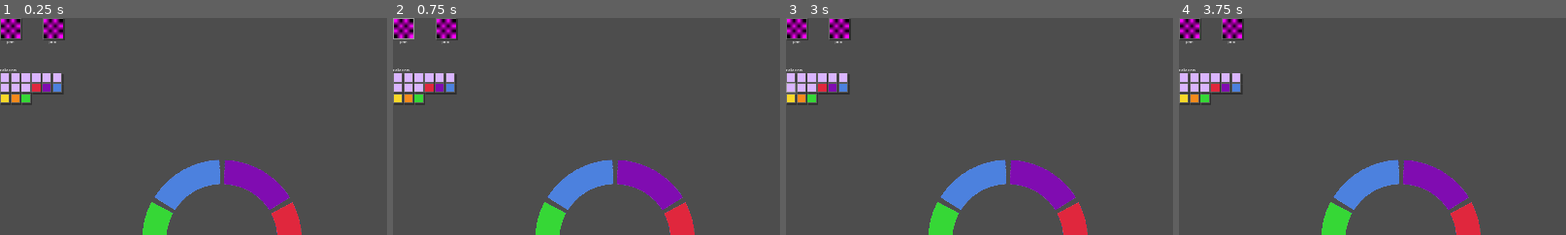
Above: before the commit, frames 1-4 (left to right).
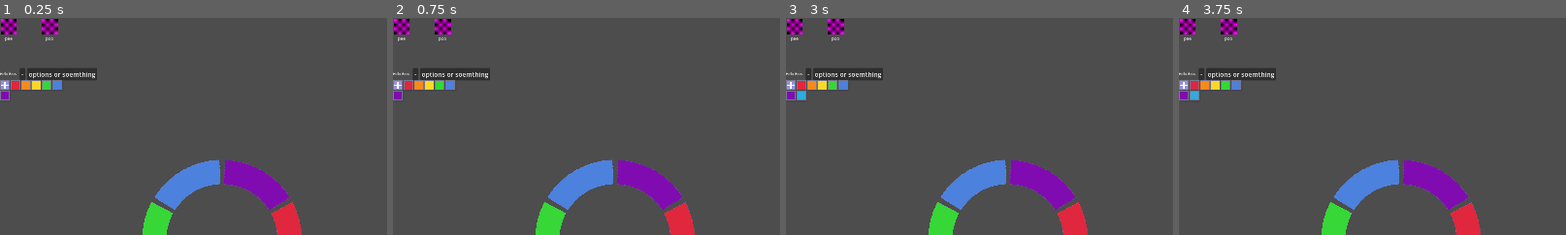
Above: after the commit, the same moments.

Repository: shibechef/sandbird
Game: Godot game, scene res://scenes/program.tscn
Same seed, same stepped clock (60 frames per second), same inputs: the game is played once before the commit and once after it. The project has no main scene, so this scene is started directly.
Inputs (mouse positions are % of the whole screen's width and height, from its top left):
- Up to frame 1 (0.25 s): no input
- Up to frame 2 (0.75 s): click (1, 2) at 0.52 s
- Up to frame 3 (3 s): click (3, 13) at 1.25 s, where only the run after the commit has a clickable "-"; click (8, 13) at 2 s, where only the run after the commit has a clickable "options or soemthing"; click (1, 15) at 2.77 s
- Up to frame 4 (3.75 s): click (35, 51) at 3.52 s
The pictures show only the part of the screen within x 0-50%, y 0-50%; the shares and areas given below are measured in that part.

The runs differ from the first frame. In frame 1, 3.5% of the frame differs, in the area x 0-26%, y 0-40%; in frame 2, 3.5%; in frame 3, 3.5%; in frame 4, 3.5%.
Error in both runs: Assertion failed: res://user/brushes/ does not exist! (res://user/file_reader.gd:8)

Commit message:
slight ui stuf

Diff:
--- /dev/null
+++ b/UI/composed_scenes/add_brush.tscn
@@ -0,0 +1,71 @@
+[gd_scene format=3 uid="uid://cvxnjd2kcmdkh"]
+
+[ext_resource type="Theme" uid="uid://d36i1d6pb5k2f" path="res://UI/data/text_theme.tres" id="1_dka6e"]
+[ext_resource type="StyleBox" uid="uid://dbi85feyepdso" path="res://UI/data/stylebox/unselected_brush.tres" id="2_e8qtl"]
+[ext_resource type="StyleBox" uid="uid://cdrajy0hbo8vq" path="res://UI/data/stylebox/selected_brush.tres" id="3_2q6cn"]
+[ext_resource type="StyleBox" uid="uid://dl517e0mbhqwd" path="res://UI/data/stylebox/hovered_brush.tres" id="4_rlfsv"]
+
+[sub_resource type="Gradient" id="Gradient_ctx5p"]
+offsets = PackedFloat32Array(0.0017361111)
+colors = PackedColorArray(0.59385943, 0.5595494, 0.8694353, 1)
+
+[sub_resource type="GradientTexture1D" id="GradientTexture1D_608mr"]
+gradient = SubResource("Gradient_ctx5p")
+
+[sub_resource type="Gradient" id="Gradient_8jlg0"]
+offsets = PackedFloat32Array(0)
+colors = PackedColorArray(1, 1, 1, 1)
+
+[sub_resource type="GradientTexture1D" id="GradientTexture1D_ctx5p"]
+gradient = SubResource("Gradient_8jlg0")
+
+[sub_resource type="TextMesh" id="TextMesh_608mr"]
+text = "+"
+font_size = 127
+pixel_size = 0.015
+offset = Vector2(33.333, 37.333)
+
+[sub_resource type="MeshTexture" id="MeshTexture_bul5m"]
+mesh = SubResource("TextMesh_608mr")
+base_texture = SubResource("GradientTexture1D_ctx5p")
+image_size = Vector2(1, 1)
+
+[node name="AddBrush" type="Control" unique_id=879457170]
+custom_minimum_size = Vector2(40, 40)
+layout_mode = 3
+anchors_preset = 0
+offset_right = 24.0
+offset_bottom = 24.0
+theme = ExtResource("1_dka6e")
+
+[node name="Button" type="Button" parent="." unique_id=1670553264]
+unique_name_in_owner = true
+layout_mode = 0
+offset_right = 40.0
+offset_bottom = 40.0
+theme_override_styles/normal = ExtResource("2_e8qtl")
+theme_override_styles/pressed = ExtResource("3_2q6cn")
+theme_override_styles/hover = ExtResource("4_rlfsv")
+
+[node name="MarginContainer" type="MarginContainer" parent="Button" unique_id=571709661]
+layout_mode = 1
+anchors_preset = 15
+anchor_right = 1.0
+anchor_bottom = 1.0
+grow_horizontal = 2
+grow_vertical = 2
+theme_override_constants/margin_left = 2
+theme_override_constants/margin_top = 2
+theme_override_constants/margin_right = 2
+theme_override_constants/margin_bottom = 2
+
+[node name="TextureRect" type="TextureRect" parent="Button/MarginContainer" unique_id=2140258916]
+layout_mode = 2
+texture = SubResource("GradientTexture1D_608mr")
+expand_mode = 2
+
+[node name="Texture" type="TextureRect" parent="Button/MarginContainer" unique_id=923271472]
+unique_name_in_owner = true
+layout_mode = 2
+texture = SubResource("MeshTexture_bul5m")
+expand_mode = 2
--- /dev/null
+++ b/UI/composed_scenes/add_color.tscn
@@ -0,0 +1,71 @@
+[gd_scene format=3 uid="uid://b1jp0cikowbly"]
+
+[ext_resource type="Theme" uid="uid://d36i1d6pb5k2f" path="res://UI/data/text_theme.tres" id="1_8jlg0"]
+[ext_resource type="StyleBox" uid="uid://dbi85feyepdso" path="res://UI/data/stylebox/unselected_brush.tres" id="2_ctx5p"]
+[ext_resource type="StyleBox" uid="uid://cdrajy0hbo8vq" path="res://UI/data/stylebox/selected_brush.tres" id="3_608mr"]
+[ext_resource type="StyleBox" uid="uid://dl517e0mbhqwd" path="res://UI/data/stylebox/hovered_brush.tres" id="4_bul5m"]
+
+[sub_resource type="Gradient" id="Gradient_ctx5p"]
+offsets = PackedFloat32Array(0.0017361111)
+colors = PackedColorArray(0.59385943, 0.5595494, 0.8694353, 1)
+
+[sub_resource type="GradientTexture1D" id="GradientTexture1D_608mr"]
+gradient = SubResource("Gradient_ctx5p")
+
+[sub_resource type="Gradient" id="Gradient_8jlg0"]
+offsets = PackedFloat32Array(0)
+colors = PackedColorArray(1, 1, 1, 1)
+
+[sub_resource type="GradientTexture1D" id="GradientTexture1D_ctx5p"]
+gradient = SubResource("Gradient_8jlg0")
+
+[sub_resource type="TextMesh" id="TextMesh_608mr"]
+text = "+"
+font_size = 127
+pixel_size = 0.015
+offset = Vector2(33.333, 37.333)
+
+[sub_resource type="MeshTexture" id="MeshTexture_bul5m"]
+mesh = SubResource("TextMesh_608mr")
+base_texture = SubResource("GradientTexture1D_ctx5p")
+image_size = Vector2(1, 1)
+
+[node name="AddColor" type="Control" unique_id=879457170]
+custom_minimum_size = Vector2(24, 24)
+layout_mode = 3
+anchors_preset = 0
+offset_right = 24.0
+offset_bottom = 24.0
+theme = ExtResource("1_8jlg0")
+
+[node name="Button" type="Button" parent="." unique_id=1670553264]
+unique_name_in_owner = true
+custom_minimum_size = Vector2(24, 24)
+layout_mode = 0
+offset_right = 24.0
+offset_bottom = 24.0
+theme_override_styles/normal = ExtResource("2_ctx5p")
+theme_override_styles/pressed = ExtResource("3_608mr")
+theme_override_styles/hover = ExtResource("4_bul5m")
+
+[node name="MarginContainer" type="MarginContainer" parent="Button" unique_id=571709661]
+layout_mode = 1
+anchors_preset = 15
+anchor_right = 1.0
+anchor_bottom = 1.0
+grow_horizontal = 2
+grow_vertical = 2
+theme_override_constants/margin_left = 2
+theme_override_constants/margin_top = 2
+theme_override_constants/margin_right = 2
+theme_override_constants/margin_bottom = 2
+
+[node name="TextureRect" type="TextureRect" parent="Button/MarginContainer" unique_id=2140258916]
+layout_mode = 2
+texture = SubResource("GradientTexture1D_608mr")
+expand_mode = 1
+
+[node name="Texture" type="TextureRect" parent="Button/MarginContainer" unique_id=923271472]
+unique_name_in_owner = true
+layout_mode = 2
+texture = SubResource("MeshTexture_bul5m")
--- a/UI/composed_scenes/palette_sidebar.tscn
+++ b/UI/composed_scenes/palette_sidebar.tscn
@@ -3,6 +3,7 @@
 [ext_resource type="Script" uid="uid://bmunx10p2xtwq" path="res://UI/scripts/palette_sidebar_UI.gd" id="1_ysmn4"]
 [ext_resource type="PackedScene" uid="uid://dlvu7ftyatecw" path="res://UI/composed_scenes/single_color.tscn" id="2_mqkag"]
 [ext_resource type="PackedScene" uid="uid://b3c800ak8in7u" path="res://UI/composed_scenes/single_palette.tscn" id="2_q7c4r"]
+[ext_resource type="PackedScene" uid="uid://b1jp0cikowbly" path="res://UI/composed_scenes/add_color.tscn" id="3_mqkag"]
 
 [node name="PaletteSidebarUI" type="Control" unique_id=201940366]
 custom_minimum_size = Vector2(155, 194)
@@ -12,6 +13,7 @@
 size_flags_vertical = 3
 script = ExtResource("1_ysmn4")
 single_color_scene = ExtResource("2_mqkag")
+addition_scene = ExtResource("3_mqkag")
 item_scene = ExtResource("2_q7c4r")
 
 [node name="VBoxContainer" type="VBoxContainer" parent="." unique_id=2093866990]
--- a/UI/composed_scenes/single_brush.tscn
+++ b/UI/composed_scenes/single_brush.tscn
@@ -7,10 +7,9 @@
 [ext_resource type="StyleBox" uid="uid://dl517e0mbhqwd" path="res://UI/data/stylebox/hovered_brush.tres" id="4_f5qfw"]
 
 [sub_resource type="PlaceholderTexture2D" id="PlaceholderTexture2D_3xogv"]
-size = Vector2(48, 48)
 
 [node name="BrushVisual" type="Control" unique_id=1058319413]
-custom_minimum_size = Vector2(52, 64)
+custom_minimum_size = Vector2(48, 64)
 layout_mode = 3
 anchors_preset = 0
 theme = ExtResource("1_6r84c")
@@ -18,20 +17,17 @@
 [node name="Button" type="Button" parent="." unique_id=157267812]
 unique_name_in_owner = true
 layout_mode = 0
-offset_right = 52.0
-offset_bottom = 52.0
 theme_override_styles/normal = ExtResource("2_6uoov")
 theme_override_styles/pressed = ExtResource("3_f5qfw")
 theme_override_styles/hover = ExtResource("4_f5qfw")
 
 [node name="VBoxContainer" type="VBoxContainer" parent="Button" unique_id=1445524834]
 layout_mode = 0
-offset_right = 40.0
-offset_bottom = 40.0
+offset_right = 44.0
+offset_bottom = 58.0
 theme_override_constants/separation = 0
 
 [node name="MarginContainer" type="MarginContainer" parent="Button/VBoxContainer" unique_id=1786503885]
-custom_minimum_size = Vector2(52, 52)
 layout_mode = 2
 theme_override_constants/margin_left = 2
 theme_override_constants/margin_top = 2
@@ -40,9 +36,9 @@
 
 [node name="Texture" type="TextureRect" parent="Button/VBoxContainer/MarginContainer" unique_id=883574498]
 unique_name_in_owner = true
+custom_minimum_size = Vector2(40, 40)
 layout_mode = 2
 texture = SubResource("PlaceholderTexture2D_3xogv")
-stretch_mode = 2
 
 [node name="Text" type="LineEdit" parent="Button/VBoxContainer" unique_id=869811763]
 unique_name_in_owner = true
--- a/UI/composed_scenes/single_palette.tscn
+++ b/UI/composed_scenes/single_palette.tscn
@@ -1,6 +1,4 @@
 [gd_scene format=3 uid="uid://b3c800ak8in7u"]
-
-[ext_resource type="PackedScene" uid="uid://dlvu7ftyatecw" path="res://UI/composed_scenes/single_color.tscn" id="3_y6k63"]
 
 [node name="SinglePalette" type="Control" unique_id=1804888296]
 custom_minimum_size = Vector2(154, 62)
@@ -13,10 +11,25 @@
 offset_bottom = 40.0
 theme_override_constants/separation = 0
 
-[node name="Label" type="Label" parent="VBoxContainer" unique_id=1365945987]
+[node name="HBoxContainer" type="HBoxContainer" parent="VBoxContainer" unique_id=777012560]
+layout_mode = 2
+
+[node name="Label" type="Label" parent="VBoxContainer/HBoxContainer" unique_id=1365945987]
 layout_mode = 2
 theme_override_font_sizes/font_size = 8
 text = "Hello Boss"
+
+[node name="MarginContainer" type="MarginContainer" parent="VBoxContainer/HBoxContainer" unique_id=126225092]
+layout_mode = 2
+size_flags_horizontal = 3
+
+[node name="Button" type="Button" parent="VBoxContainer/HBoxContainer" unique_id=672308475]
+layout_mode = 2
+text = "-"
+
+[node name="Button2" type="Button" parent="VBoxContainer/HBoxContainer" unique_id=1252311522]
+layout_mode = 2
+text = "options or soemthing"
 
 [node name="GridContainer" type="GridContainer" parent="VBoxContainer" unique_id=1651693203]
 unique_name_in_owner = true
@@ -24,30 +37,3 @@
 theme_override_constants/h_separation = 2
 theme_override_constants/v_separation = 2
 columns = 6
-
-[node name="SingleColor" parent="VBoxContainer/GridContainer" unique_id=879457170 instance=ExtResource("3_y6k63")]
-layout_mode = 2
-
-[node name="SingleColor2" parent="VBoxContainer/GridContainer" unique_id=1344901552 instance=ExtResource("3_y6k63")]
-layout_mode = 2
-
-[node name="SingleColor3" parent="VBoxContainer/GridContainer" unique_id=2005586573 instance=ExtResource("3_y6k63")]
-layout_mode = 2
-
-[node name="SingleColor4" parent="VBoxContainer/GridContainer" unique_id=1229440776 instance=ExtResource("3_y6k63")]
-layout_mode = 2
-
-[node name="SingleColor5" parent="VBoxContainer/GridContainer" unique_id=963262303 instance=ExtResource("3_y6k63")]
-layout_mode = 2
-
-[node name="SingleColor6" parent="VBoxContainer/GridContainer" unique_id=1008621188 instance=ExtResource("3_y6k63")]
-layout_mode = 2
-
-[node name="SingleColor7" parent="VBoxContainer/GridContainer" unique_id=699484791 instance=ExtResource("3_y6k63")]
-layout_mode = 2
-
-[node name="SingleColor8" parent="VBoxContainer/GridContainer" unique_id=1476031084 instance=ExtResource("3_y6k63")]
-layout_mode = 2
-
-[node name="SingleColor9" parent="VBoxContainer/GridContainer" unique_id=633025506 instance=ExtResource("3_y6k63")]
-layout_mode = 2
--- a/UI/data/stylebox/hovered_brush.tres
+++ b/UI/data/stylebox/hovered_brush.tres
@@ -1,3 +1,7 @@
 [gd_resource type="StyleBoxFlat" format=3 uid="uid://dl517e0mbhqwd"]
 
 [resource]
+bg_color = Color(0.70892984, 0.7234629, 0.9475005, 0.4117647)
+shadow_color = Color(0.41527578, 0.3996985, 0.46772563, 0.6)
+shadow_size = 1
+shadow_offset = Vector2(3, 3)
--- a/UI/data/stylebox/selected_brush.tres
+++ b/UI/data/stylebox/selected_brush.tres
@@ -1,3 +1,7 @@
 [gd_resource type="StyleBoxFlat" format=3 uid="uid://cdrajy0hbo8vq"]
 
 [resource]
+bg_color = Color(0.553098, 0.55567276, 0.90549535, 0.4117647)
+shadow_color = Color(0.27052382, 0.25897485, 0.31118107, 0.6)
+shadow_size = 1
+shadow_offset = Vector2(3, 3)
--- a/UI/data/stylebox/unselected_brush.tres
+++ b/UI/data/stylebox/unselected_brush.tres
@@ -1,7 +1,7 @@
 [gd_resource type="StyleBoxFlat" format=3 uid="uid://dbi85feyepdso"]
 
 [resource]
-bg_color = Color(0.6, 0.6, 0.6, 0.4117647)
-shadow_color = Color(0, 0, 0, 0.4)
+bg_color = Color(0.70892984, 0.7234629, 0.9475005, 0.4117647)
+shadow_color = Color(0.27052382, 0.25897485, 0.31118107, 0.6)
 shadow_size = 1
 shadow_offset = Vector2(3, 3)
--- a/UI/scripts/brush_sidebar_UI.gd
+++ b/UI/scripts/brush_sidebar_UI.gd
@@ -7,6 +7,8 @@
 	paint_system = ProjectManager.current_project.get_node("%PaintSystem")
 
 func add_item(item: Resource, parent: Control) -> void:
+	## okay maybe just make this a group of brushes and each group is a grid container
+
 	var brush_scene: Control = item_scene.instantiate()
 	parent.add_child(brush_scene)
 	var text: LineEdit = brush_scene.get_node("%Text")
--- a/UI/scripts/palette_sidebar_UI.gd
+++ b/UI/scripts/palette_sidebar_UI.gd
@@ -2,19 +2,26 @@
 class_name PaletteSidebarUI
 
 @export var single_color_scene: PackedScene
+@export var addition_scene: PackedScene
 var color_selection: ColorSelectionInput
+var palette_manager: ColorPaletteManager
 
 func _ready():
 	color_selection = ProjectManager.current_project.get_node("%ColorSelectionInput")
+	palette_manager = ProjectManager.current_project.get_node("%ColorPaletteManager")
 
 func add_item(item: Resource, parent: Control) -> void:
 	var palette_scene: Control = item_scene.instantiate()
 	parent.add_child(palette_scene)
 	var grid: GridContainer = palette_scene.get_node("%GridContainer")
 
-	## add a bunch of color buttons and a palette button
+	## I like the + button being first so it doesn't move around
+	var add_color_scene = addition_scene.instantiate()
+	var add_butt: Button = add_color_scene.get_node("%Button")
+	add_butt.pressed.connect(palette_manager.add_new_color.bind(item.id))
+	grid.add_child(add_color_scene)
 
-	for color_id: int in item.colors:
+	for color_id: int in item.color_order:
 		var palette_color: PaletteColor = item.colors[color_id]
 		var color_scene = single_color_scene.instantiate()
 		grid.add_child(color_scene)
--- a/UI/scripts/sidebar_UI.gd
+++ b/UI/scripts/sidebar_UI.gd
@@ -5,6 +5,7 @@
 @export var horizontal_spacing: int = 10
 @export var vertical_spacing: int = 10
 @export var item_scene: PackedScene
+@export var initial_scene: PackedScene
 
 ## Probably just generalize this and swap h/vbox to allow horizontal
 func fill_list_vertical(items: Array) -> void:
@@ -17,6 +18,7 @@
 	current_hbox.add_theme_constant_override("separation", spacing)
 	add_child(current_hbox)
 	var index_on_line: int = 0
+
 	for item in items:
 		add_item(item, current_hbox)
 
--- a/voxel_visuals/color_palette_manager.gd
+++ b/voxel_visuals/color_palette_manager.gd
@@ -16,12 +16,14 @@
 func late_ready():
 	update_palette_UI()
 
-func add_new_color(palette: VoxelColorPalette) -> void:
+func add_new_color(palette_id: int) -> void:
+	var palette: VoxelColorPalette = all_palettes[palette_id]
 	var id = randi()
 
+	palette.colors[id] = PaletteColor.new()
+	palette.color_order.append(id)
 	palette.colors[id].color = Color(randf(), randf(), randf())
 	palette_by_color[id] = palette.id
-
 
 	## Find the lowest UV index available
 	var existing_UVs: Array[int]
@@ -36,6 +38,7 @@
 
 		palette.colors[id].current_uv_index = num + 1
 		break
+	update_palette_UI()
 
 func delete_color(palette: VoxelColorPalette, color_id: int) -> void:
 	palette.colors.erase(color_id)
